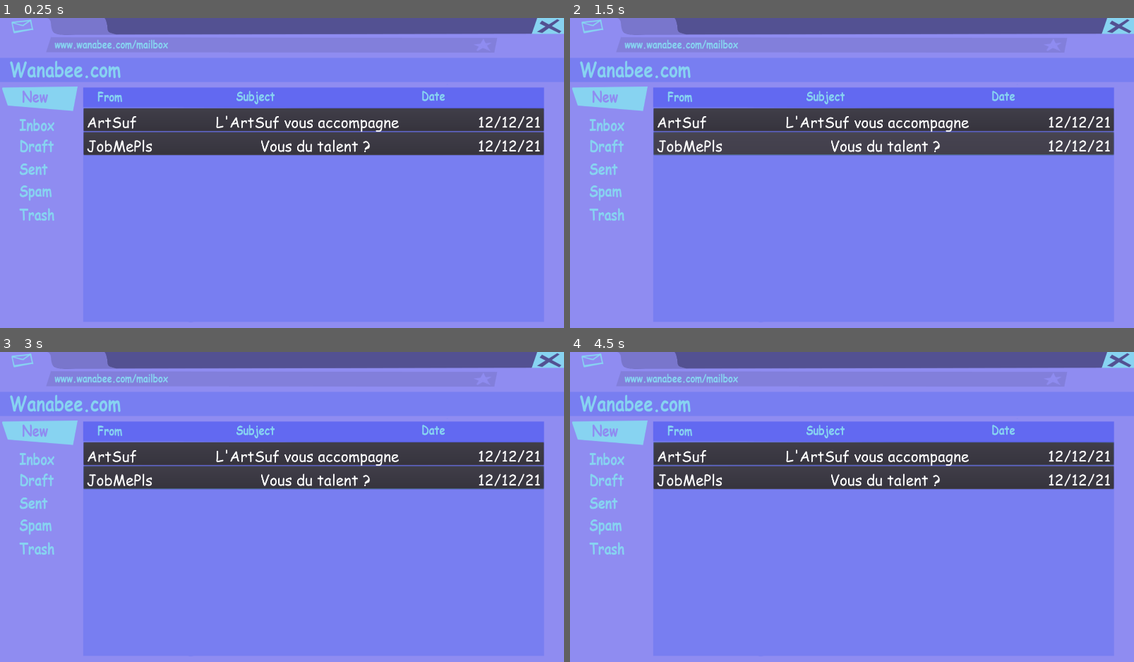
Above: before the commit, frames 1-4 (two rows, left to right).
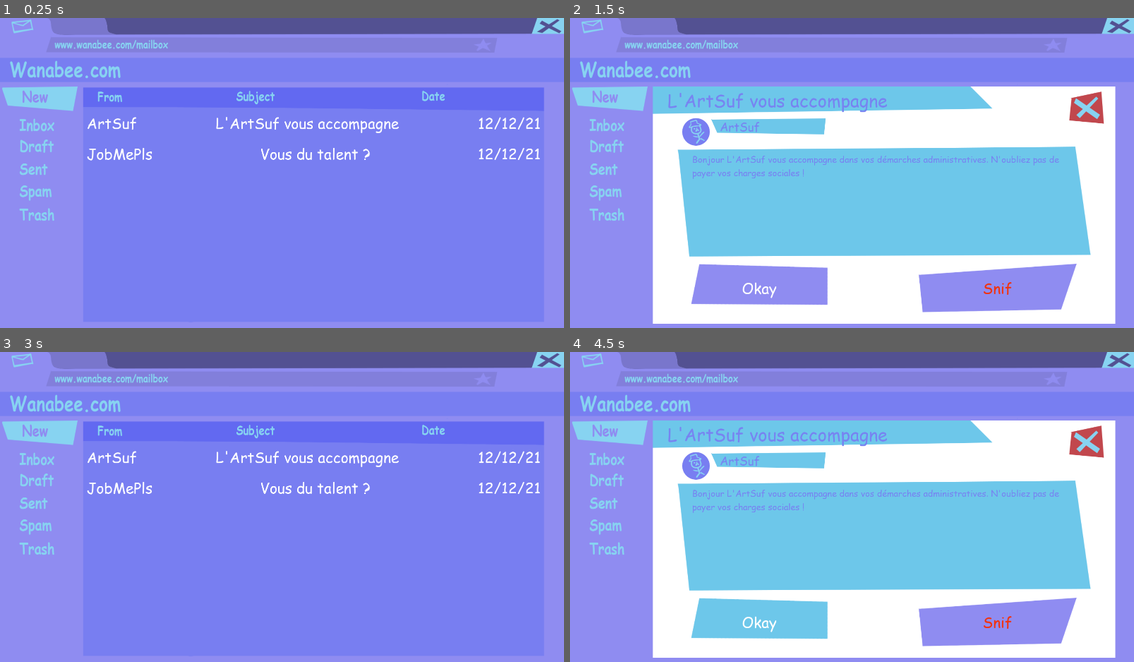
Above: after the commit, the same moments.

Repository: Daydreel/YesHuman
Game: Godot game, scene res://Scenes/BoiteMail/BoiteMail.tscn
Same seed, same stepped clock (60 frames per second), same inputs: the game is played once before the commit and once after it.
Inputs (mouse positions are in pixels of both pictures, inside the frame that each line leads up to; where the layout moved, square brackets give the same spot in the first picture):
- Up to frame 1 (0.25 s): no input
- Up to frame 2 (1.5 s): click (885, 123) [885, 120] at 0.5 s; click (885, 142) at 1.27 s
- Up to frame 3 (3 s): click (315, 488) at 2.02 s; click (518, 441) at 2.77 s
- Up to frame 4 (4.5 s): click (885, 457) [885, 454] at 3.5 s; click (761, 621) at 4.27 s

The runs differ from the first frame. In frame 1, 13% of the frame differs, in the area x 14-97%, y 28-47%; in frame 2, 56%; in frame 3, 13%; in frame 4, 59%, in the area x 14-97%, y 22-99%.
Error before the commit: Parse Error: Expected "(" after the identifier (syntax: "func <identifier>([arguments]):" ). (res://Systems/GameSystem.gd:33)

Commit message:
Added mail data + UI navigation

Diff:
--- a/YesMan/Data/MailsWanabee.json
+++ b/YesMan/Data/MailsWanabee.json
@@ -1,20 +1,22 @@
 [
   {
-    "Expediteur": "ArtSuf",
-    "ObjetMail": "L'ArtSuf vous accompagne",
-    "DateReception": "12/12/21",
-    "Contenu": "Bonjour L'ArtSuf vous accompagne dans vos démarches administratives. N'oubliez pas de payer vos charges sociales !",
+    "ID": 0,
+    "From": "ArtSuf",
+    "Object": "L'ArtSuf vous accompagne",
+    "DateReceived": "12/12/21",
+    "Content": "Bonjour L'ArtSuf vous accompagne dans vos démarches administratives. N'oubliez pas de payer vos charges sociales !",
     "Logo": "",
-    "Oui": "Okay",
-    "Non": "Snif"
+    "Yes": "Okay",
+    "No": "Snif"
   },
   {
-    "Expediteur": "JobMePls",
-    "ObjetMail": "Vous du talent ?",
-    "DateReception": "12/12/21",
-    "Contenu": "Viens travailler avec, tkt, ça vaut le coup !",
+    "ID": 1,
+    "From": "JobMePls",
+    "Object": "Vous du talent ?",
+    "DateReceived": "12/12/21",
+    "Content": "Viens travailler avec, tkt, ça vaut le coup !",
     "Logo": "",
-    "Oui": "Carrément !",
-    "Non": "Euh...t'es qui ?"
+    "Yes": "Carrément !",
+    "No": "Euh...t'es qui ?"
   }
 ]
--- /dev/null
+++ b/YesMan/GUI/Component/AnswerContainer.gd
@@ -0,0 +1,25 @@
+extends MarginContainer
+
+var yes_text = "" setget set_yes_text, get_yes_text
+var no_text = "" setget set_no_text, get_no_text
+
+onready var _yes_lbl = $HBox/YesButton/CenterContainer/YesLabel
+onready var _no_lbl = $HBox/NoButton/CenterContainer/NoLabel
+
+
+func set_yes_text(var value = ""):
+	yes_text = value
+	_yes_lbl.text = value
+
+
+func get_yes_text():
+	return yes_text
+
+
+func set_no_text(var value = ""):
+	no_text = value
+	_no_lbl.text = value
+
+
+func get_no_text():
+	return no_text
--- a/YesMan/GUI/Component/AnswerContainer.tscn
+++ b/YesMan/GUI/Component/AnswerContainer.tscn
@@ -1,5 +1,6 @@
-[gd_scene load_steps=3 format=2]
+[gd_scene load_steps=4 format=2]
 
+[ext_resource path="res://GUI/Component/AnswerContainer.gd" type="Script" id=1]
 [ext_resource path="res://GUI/Component/NoButton.tscn" type="PackedScene" id=5]
 [ext_resource path="res://GUI/Component/YesButton.tscn" type="PackedScene" id=6]
 
@@ -8,6 +9,7 @@
 margin_right = 1920.0
 margin_bottom = 750.0
 mouse_filter = 1
+script = ExtResource( 1 )
 __meta__ = {
 "_edit_use_anchors_": false
 }
--- /dev/null
+++ b/YesMan/GUI/Component/FromContainer.gd
@@ -0,0 +1,13 @@
+extends MarginContainer
+
+
+var text = "" setget set_text, get_text
+onready var _label = $HBoxContainer/Control/FromBackground/MarginContainer/FromLabel
+
+func set_text(var value):
+	text = value
+	_label.text = value
+
+
+func get_text():
+	return text
--- a/YesMan/GUI/Component/FromContainer.tscn
+++ b/YesMan/GUI/Component/FromContainer.tscn
@@ -1,8 +1,9 @@
-[gd_scene load_steps=4 format=2]
+[gd_scene load_steps=5 format=2]
 
 [ext_resource path="res://Assets/Graphics/MailHelp_PP.png" type="Texture" id=1]
 [ext_resource path="res://Assets/Graphics/MailHelp_From.png" type="Texture" id=2]
 [ext_resource path="res://Assets/Themes/H2ThemeViolet.tres" type="Theme" id=3]
+[ext_resource path="res://GUI/Component/FromContainer.gd" type="Script" id=4]
 
 [node name="FromContainer" type="MarginContainer"]
 anchor_left = 0.5
@@ -13,6 +14,7 @@
 margin_top = -47.0
 margin_right = 49.0
 margin_bottom = 47.0
+script = ExtResource( 4 )
 __meta__ = {
 "_edit_use_anchors_": false
 }
--- /dev/null
+++ b/YesMan/GUI/Component/Mail.gd
@@ -0,0 +1,39 @@
+extends MarginContainer
+
+var _from_mail = "From"
+var _object_mail = "Subject"
+var _content_mail = "Content"
+var _yes_answer = "Yes"
+var _no_answer = "No"
+
+onready var _from = $Panel/MailBodyContainer/FromContainer
+onready var _object = $Panel/MailBodyContainer/ObjectContainer
+onready var _mail_content = $Panel/MailBodyContainer/MailContentContainer
+onready var _anwser = $Panel/MailBodyContainer/AnswerContainer
+
+func set_mail_data(from = "from", object = "object", content = "content", yes = "yes", no = "no"):
+	_from_mail = from
+	_object_mail = object
+	_content_mail = content
+	_yes_answer = yes
+	_no_answer = no
+	display_mail_data()
+
+# Called when the node enters the scene tree for the first time.
+func display_mail_data():
+	_from.text = _from_mail
+	_object.text = _object_mail
+	_mail_content.text = _content_mail
+	_anwser.yes_text = _yes_answer
+	_anwser.no_text = _no_answer
+
+
+func hide():
+	visible = false
+
+func show():
+	visible = true
+
+
+func _on_TextureRect_pressed():
+	hide()
--- a/YesMan/GUI/Component/Mail.tscn
+++ b/YesMan/GUI/Component/Mail.tscn
@@ -1,9 +1,11 @@
-[gd_scene load_steps=6 format=2]
+[gd_scene load_steps=8 format=2]
 
 [ext_resource path="res://GUI/Component/AnswerContainer.tscn" type="PackedScene" id=1]
+[ext_resource path="res://GUI/Component/Mail.gd" type="Script" id=2]
 [ext_resource path="res://GUI/Component/MailContentContainer.tscn" type="PackedScene" id=3]
 [ext_resource path="res://GUI/Component/FromContainer.tscn" type="PackedScene" id=4]
 [ext_resource path="res://GUI/Component/ObjectContainer.tscn" type="PackedScene" id=5]
+[ext_resource path="res://Assets/Graphics/Button_MailExit.png" type="Texture" id=6]
 
 [sub_resource type="StyleBoxFlat" id=1]
 bg_color = Color( 1, 1, 1, 1 )
@@ -13,6 +15,7 @@
 margin_bottom = 809.0
 rect_min_size = Vector2( 1500, 809 )
 mouse_filter = 2
+script = ExtResource( 2 )
 __meta__ = {
 "_edit_use_anchors_": false
 }
@@ -59,3 +62,18 @@
 margin_right = 1500.0
 margin_bottom = 770.0
 custom_constants/margin_top = 20
+
+[node name="TextureRect" type="TextureButton" parent="Panel"]
+anchor_left = 1.0
+anchor_right = 1.0
+margin_left = -157.0
+margin_top = 17.0
+margin_right = -38.0
+margin_bottom = 127.0
+mouse_default_cursor_shape = 2
+texture_normal = ExtResource( 6 )
+__meta__ = {
+"_edit_use_anchors_": false
+}
+
+[connection signal="pressed" from="Panel/TextureRect" to="." method="_on_TextureRect_pressed"]
--- /dev/null
+++ b/YesMan/GUI/Component/MailContentContainer.gd
@@ -0,0 +1,12 @@
+extends MarginContainer
+
+var text = "" setget set_text, get_text
+onready var _label = $CenterContainer/MailContentBackground/MarginContainer/MailContentLabel
+
+func set_text(var value):
+	text = value
+	_label.text = value
+
+
+func get_text():
+	return text
--- a/YesMan/GUI/Component/MailContentContainer.tscn
+++ b/YesMan/GUI/Component/MailContentContainer.tscn
@@ -1,12 +1,17 @@
-[gd_scene load_steps=3 format=2]
+[gd_scene load_steps=4 format=2]
 
 [ext_resource path="res://Assets/Graphics/MailHelp_Body.png" type="Texture" id=1]
 [ext_resource path="res://Assets/Themes/NormalThemeViolet.tres" type="Theme" id=2]
+[ext_resource path="res://GUI/Component/MailContentContainer.gd" type="Script" id=3]
 
 [node name="MailContentContainer" type="MarginContainer"]
 margin_top = 206.0
 margin_right = 1920.0
 margin_bottom = 580.0
+script = ExtResource( 3 )
+__meta__ = {
+"_edit_use_anchors_": false
+}
 
 [node name="CenterContainer" type="CenterContainer" parent="."]
 margin_right = 1920.0
@@ -38,6 +43,7 @@
 size_flags_vertical = 7
 theme = ExtResource( 2 )
 text = "Lorem ipsum ta maman"
+autowrap = true
 __meta__ = {
 "_edit_use_anchors_": false
 }
--- a/YesMan/GUI/Component/MailLign.gd
+++ b/YesMan/GUI/Component/MailLign.gd
@@ -1,8 +1,11 @@
 extends Button
 
-var expediteur = ""
-var objet_mail = ""
-var date_reception = ""
+var id = ""
+var from = ""
+var object = ""
+var date_received = ""
+
+var _mail_box #reference to mailbox for mail ID
 
 onready var expediteur_lbl = $MarginContainer/HBoxContainer/FromLabel
 onready var objet_lbl = $MarginContainer/HBoxContainer/SubjectLabel
@@ -10,9 +13,9 @@
 
 
 func _ready():
-	expediteur_lbl.text = expediteur
-	objet_lbl.text = objet_mail
-	date_lbl.text = date_reception
+	expediteur_lbl.text = from
+	objet_lbl.text = object
+	date_lbl.text = date_received
 
 func _on_MailLign_pressed():
-	print(self, " I have been pressed")
+	_mail_box.instance_mail(id)
--- a/YesMan/GUI/Component/MailLign.tscn
+++ b/YesMan/GUI/Component/MailLign.tscn
@@ -1,13 +1,27 @@
-[gd_scene load_steps=3 format=2]
+[gd_scene load_steps=7 format=2]
 
 [ext_resource path="res://GUI/Component/MailLign.gd" type="Script" id=1]
 [ext_resource path="res://Assets/Themes/BaseTheme.tres" type="Theme" id=2]
 
+[sub_resource type="StyleBoxFlat" id=1]
+bg_color = Color( 1, 1, 1, 0.490196 )
+
+[sub_resource type="StyleBoxEmpty" id=3]
+
+[sub_resource type="StyleBoxEmpty" id=4]
+
+[sub_resource type="StyleBoxEmpty" id=2]
+
 [node name="MailLign" type="Button"]
-anchor_right = 1.0
-margin_bottom = 20.0
-rect_min_size = Vector2( 0, 30 )
+margin_right = 1920.0
+margin_bottom = 71.0
+rect_min_size = Vector2( 0, 100 )
+mouse_default_cursor_shape = 2
 theme = ExtResource( 2 )
+custom_styles/hover = SubResource( 1 )
+custom_styles/pressed = SubResource( 3 )
+custom_styles/focus = SubResource( 4 )
+custom_styles/normal = SubResource( 2 )
 script = ExtResource( 1 )
 __meta__ = {
 "_edit_use_anchors_": false
@@ -15,7 +29,7 @@
 
 [node name="MarginContainer" type="MarginContainer" parent="."]
 anchor_right = 1.0
-margin_bottom = 14.0
+anchor_bottom = 1.0
 mouse_filter = 1
 custom_constants/margin_right = 10
 custom_constants/margin_top = 10
@@ -29,43 +43,46 @@
 margin_left = 10.0
 margin_top = 10.0
 margin_right = 1910.0
-margin_bottom = 81.0
+margin_bottom = 90.0
 alignment = 1
 __meta__ = {
 "_edit_use_anchors_": false
 }
 
 [node name="FromLabel" type="Label" parent="MarginContainer/HBoxContainer"]
+margin_top = 4.0
 margin_right = 119.0
-margin_bottom = 71.0
+margin_bottom = 75.0
 mouse_filter = 1
 text = "From"
 
 [node name="MarginContainer" type="MarginContainer" parent="MarginContainer/HBoxContainer"]
 margin_left = 123.0
 margin_right = 855.0
-margin_bottom = 71.0
+margin_bottom = 80.0
 mouse_filter = 1
 size_flags_horizontal = 3
 
 [node name="SubjectLabel" type="Label" parent="MarginContainer/HBoxContainer"]
 margin_left = 859.0
+margin_top = 4.0
 margin_right = 1047.0
-margin_bottom = 71.0
+margin_bottom = 75.0
 mouse_filter = 1
 text = "Subject"
 
 [node name="MarginContainer2" type="MarginContainer" parent="MarginContainer/HBoxContainer"]
 margin_left = 1051.0
 margin_right = 1783.0
-margin_bottom = 71.0
+margin_bottom = 80.0
 mouse_filter = 1
 size_flags_horizontal = 3
 
 [node name="DateLabel" type="Label" parent="MarginContainer/HBoxContainer"]
 margin_left = 1787.0
+margin_top = 4.0
 margin_right = 1900.0
-margin_bottom = 71.0
+margin_bottom = 75.0
 mouse_filter = 1
 text = "Date"
 
--- /dev/null
+++ b/YesMan/GUI/Component/ObjectContainer.gd
@@ -0,0 +1,12 @@
+extends MarginContainer
+
+var text = "" setget set_text, get_text
+onready var _label = $MarginContainer/ObjectLabel
+
+func set_text(var value):
+	text = value
+	_label.text = value
+
+
+func get_text():
+	return text
--- a/YesMan/GUI/Component/ObjectContainer.tscn
+++ b/YesMan/GUI/Component/ObjectContainer.tscn
@@ -1,11 +1,13 @@
-[gd_scene load_steps=3 format=2]
+[gd_scene load_steps=4 format=2]
 
 [ext_resource path="res://Assets/Graphics/MailHelp_Object.png" type="Texture" id=1]
 [ext_resource path="res://Assets/Themes/H1ThemeViolet.tres" type="Theme" id=2]
+[ext_resource path="res://GUI/Component/ObjectContainer.gd" type="Script" id=3]
 
 [node name="ObjectContainer" type="MarginContainer"]
 margin_right = 40.0
 margin_bottom = 40.0
+script = ExtResource( 3 )
 __meta__ = {
 "_edit_use_anchors_": false
 }
--- a/YesMan/Scenes/BoiteMail/BoiteMail.gd
+++ b/YesMan/Scenes/BoiteMail/BoiteMail.gd
@@ -3,13 +3,13 @@
 export(String, FILE, "*.json") var mails_data_path
 var _mail_lign_path = preload("res://GUI/Component/MailLign.tscn")
 onready var _mail_list = $MailList
+onready var _mail = $Mail
 
 # Called when the node enters the scene tree for the first time.
 func _ready():
 	var mails = _load_data_mails_raw()
 	for mail in mails:
-		instance_mail_lign(mail["Expediteur"],mail["ObjetMail"], mail["DateReception"])
-
+		instance_mail_lign(mail["ID"],mail["From"],mail["Object"], mail["DateReceived"])
 
 func _load_data_mails_raw():
 	var file = File.new()
@@ -19,9 +19,39 @@
 	var content = json.result
 	return content
 
-func instance_mail_lign(var expediteur = "", var objet_mail = "", var date_reception = ""):
+func load_data_single_mail_raw(var id = -1):
+	if id < 0:
+		printerr("No ID for mail in func : load_data_single_mail_raw")
+		return
+
+	var file = File.new()
+	file.open(mails_data_path, File.READ)
+	var json = JSON.parse(file.get_as_text())
+	file.close()
+	var content = json.result
+	for mail in content:
+		if mail["ID"] == id:
+			return mail
+	return -1
+
+
+func instance_mail_lign(var id = -1, var from = "", var object = "", var date_received = ""):
 	var mail_lign = _mail_lign_path.instance()
-	mail_lign.expediteur = expediteur
-	mail_lign.objet_mail = objet_mail
-	mail_lign.date_reception = date_reception
+	mail_lign.id = id
+	mail_lign.from = from
+	mail_lign.object = object
+	mail_lign.date_received = date_received
+	mail_lign._mail_box = self
 	_mail_list.add_child(mail_lign)
+
+func instance_mail(var id = -1):
+	if id < 0:
+		printerr("No ID for mail in func : instance_mail")
+		return
+	var mail_data = load_data_single_mail_raw(id)
+	print(mail_data)
+	#set_mail_data :
+	#from = "from", object = "object",
+	#content = "content", yes = "yes", no = "no"
+	_mail.set_mail_data(mail_data["From"],mail_data["Object"], mail_data["Content"], mail_data["Yes"], mail_data["No"])
+	_mail.show()
--- a/YesMan/Scenes/BoiteMail/BoiteMail.tscn
+++ b/YesMan/Scenes/BoiteMail/BoiteMail.tscn
@@ -1,10 +1,17 @@
-[gd_scene load_steps=6 format=2]
+[gd_scene load_steps=8 format=2]
 
 [ext_resource path="res://GUI/Component/Mail.tscn" type="PackedScene" id=1]
 [ext_resource path="res://GUI/Component/QuitButton.tscn" type="PackedScene" id=2]
 [ext_resource path="res://Scenes/BoiteMail/BoiteMail.gd" type="Script" id=3]
 [ext_resource path="res://Assets/Graphics/Background_Mailbox.png" type="Texture" id=4]
 [ext_resource path="res://GUI/Component/Popup.tscn" type="PackedScene" id=5]
+
+[sub_resource type="InputEventAction" id=1]
+action = "ui_cancel"
+pressed = true
+
+[sub_resource type="ShortCut" id=2]
+shortcut = SubResource( 1 )
 
 [node name="BoiteMail" type="Control"]
 anchor_right = 1.0
@@ -44,6 +51,7 @@
 margin_right = 0.0
 mouse_filter = 1
 mouse_default_cursor_shape = 2
+shortcut = SubResource( 2 )
 popup_np = NodePath("../CanvasLayer/Popup")
 
 [node name="Mail" parent="." instance=ExtResource( 1 )]
--- a/YesMan/Systems/GameSystem.gd
+++ b/YesMan/Systems/GameSystem.gd
@@ -29,8 +29,6 @@
 	yield(animation_player, "animation_finished")
 	emit_signal("scene_changed")
 
-func load_mail_info
-
 
 #func _input(event):
 #	if event is InputEventMouseButton:
